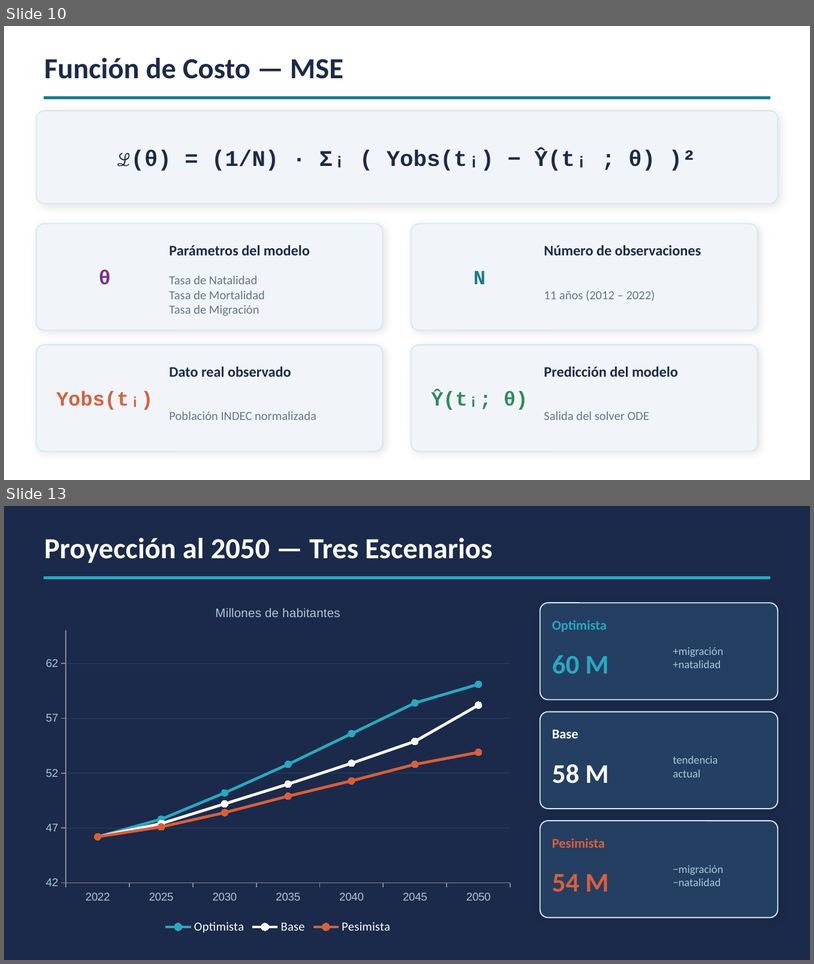
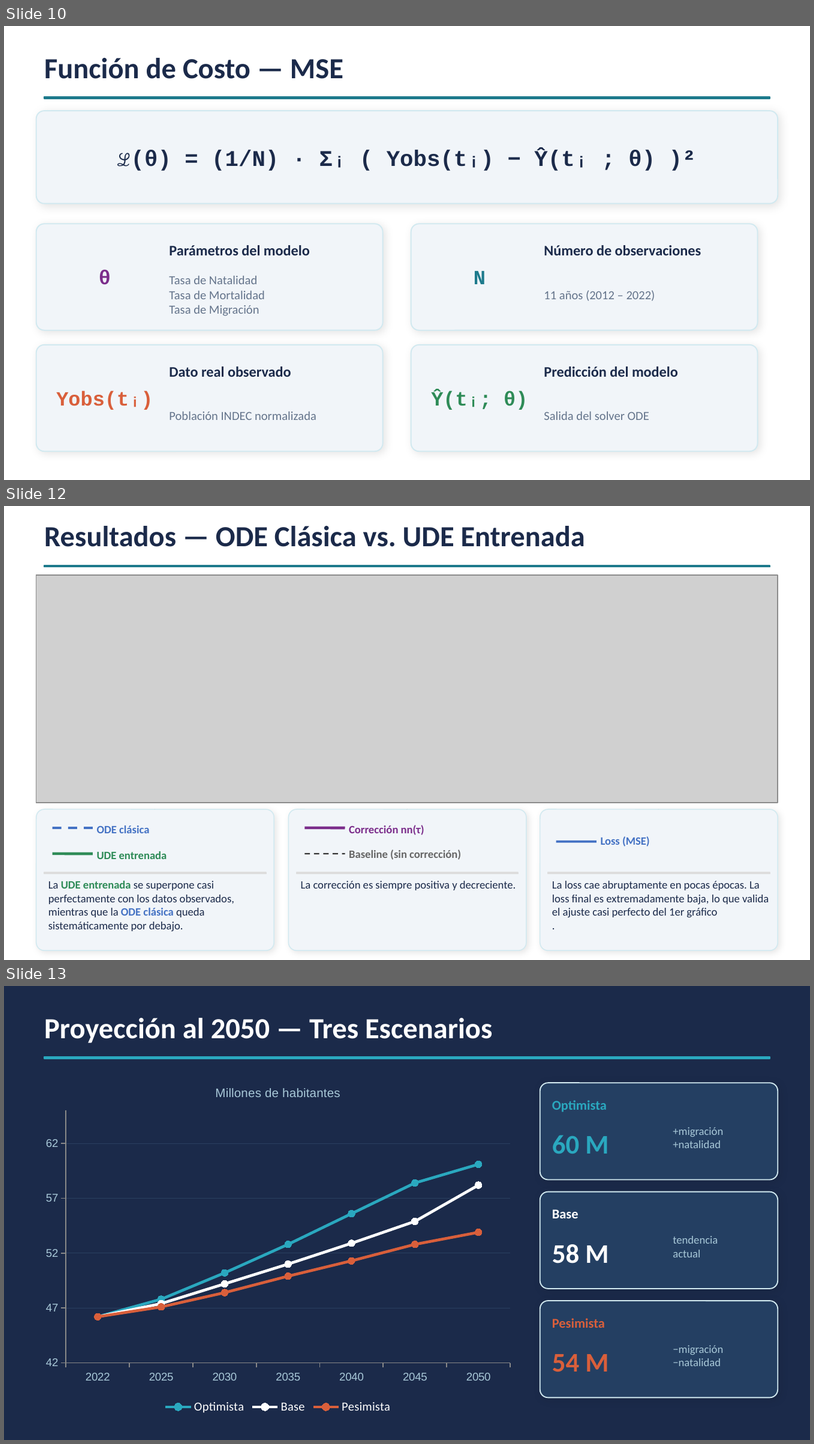
Before and after one commit to matias258/Analisis-sobre-Dinamicas-Demograficas-Argentinas-Mediante-UDE, a slide deck: UDE_Argentina_2050.pptx. Shown one above the other, each under a label of ours: slides 10 and 13 before the commit, slides 10, 12 and 13 after it; the slides between them are not shown. The pictures are 814x964 and 814x1444 pixels, drawn with LibreOffice and Linux fonts; fonts in the diff are those of the drawing; grey boxes stand for pictures. Boxes give left, top, right and bottom in pixels: in the first picture for what was removed or moved away, otherwise in the second. Text is boxed around its words. In the diff, an @@ line names an element or a change of style, - is before the commit and + after.

```diff
--- a/UDE_Argentina_2050.pptx
+++ b/UDE_Argentina_2050.pptx
@@ slide 12 added at bbox=[4, 506, 810, 960], background #FFFFFF @@
@@ text added at bbox=[44, 526, 585, 547], 26 pt, text #1B2A4A, bold @@
+Resultados — ODE Clásica vs. UDE Entrenada
@@ picture added at bbox=[36, 576, 778, 803] @@
@@ rectangle added at bbox=[44, 565, 770, 567], fill #1D7A8C, outline #1D7A8C 1 pt @@
@@ rounded rectangle added at bbox=[36, 809, 274, 951], fill #F1F5F9, outline #D1E9F0 0.8 pt @@
@@ line added from (155, 809) to (155, 809), #BBBBBB 1 pt dashed @@
@@ rounded rectangle added at bbox=[288, 809, 527, 951], fill #F1F5F9, outline #D1E9F0 0.8 pt @@
@@ line added from (407, 809) to (407, 809), #BBBBBB 1 pt dashed @@
@@ rounded rectangle added at bbox=[540, 809, 778, 951], fill #F1F5F9, outline #D1E9F0 0.8 pt @@
@@ line added from (659, 809) to (659, 809), #BBBBBB 1 pt dashed @@
@@ line added from (53, 828) to (93, 828), #4472C4 2 pt dashed @@
@@ text added at bbox=[97, 825, 149, 833], 10 pt, text #4472C4, bold @@
+ODE clásica
@@ line added from (305, 828) to (345, 828), #7B2D8B 2.5 pt @@
@@ text added at bbox=[349, 825, 425, 835], 10 pt, text #7B2D8B, bold @@
+Corrección nn(τ)
@@ line added from (557, 841) to (597, 841), #4472C4 2 pt @@
@@ text added at bbox=[601, 836, 650, 846], 10 pt, text #4472C4, bold @@
+Loss (MSE)
@@ line added from (53, 853) to (93, 853), #2E8B57 2.5 pt @@
@@ text added at bbox=[97, 851, 167, 859], 10 pt, text #2E8B57, bold @@
+UDE entrenada
@@ line added from (305, 853) to (345, 853), #333333 1.2 pt dashed @@
@@ text added at bbox=[349, 849, 461, 859], 10 pt, text #666666, bold @@
+Baseline (sin corrección)
@@ rectangle added at bbox=[44, 872, 266, 874], fill #DDDDDD, outline #DDDDDD 1 pt @@
@@ text added at bbox=[48, 880, 234, 931], 10 pt, text #1B2A4A @@
+La UDE entrenada se superpone casi perfectamente con los datos observados, mientras que la ODE clásica queda sistemáticamente por debajo.
@@ rectangle added at bbox=[297, 872, 518, 874], fill #DDDDDD, outline #DDDDDD 1 pt @@
@@ text added at bbox=[301, 880, 516, 890], 10 pt, text #1B2A4A @@
+La corrección es siempre positiva y decreciente.
@@ rectangle added at bbox=[548, 872, 770, 874], fill #DDDDDD, outline #DDDDDD 1 pt @@
@@ text added at bbox=[552, 880, 769, 917], 10 pt, text #1B2A4A @@
+La loss cae abruptamente en pocas épocas. La loss final es extremadamente baja, lo que valida el ajuste casi perfecto del 1er gráfico
+.
```
Also in this commit, not shown: 1 slide changed, 1 slide removed.
